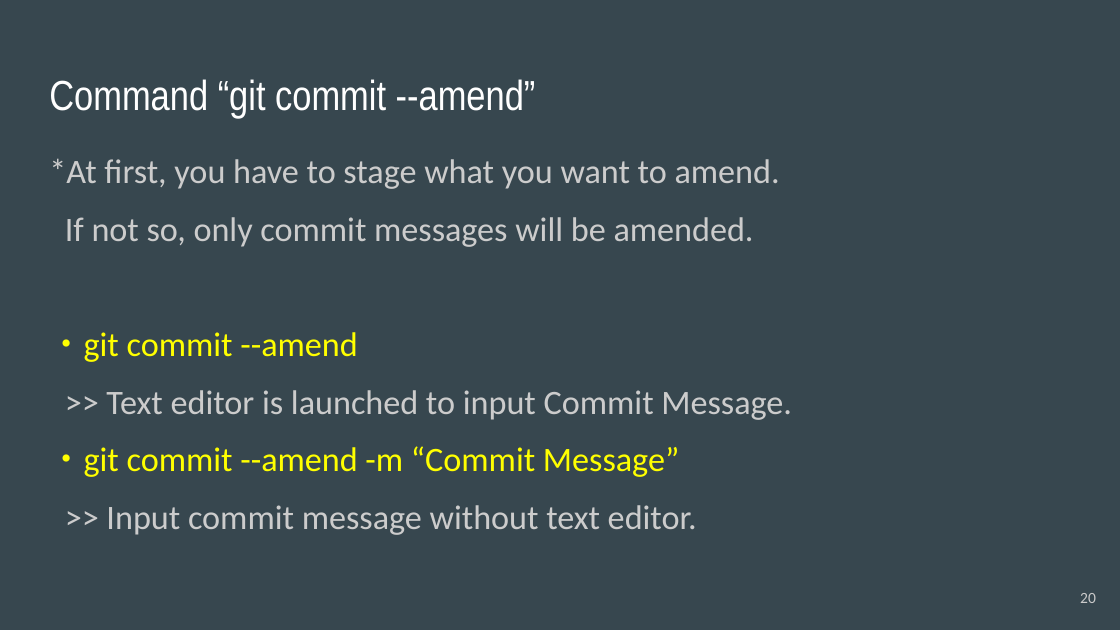
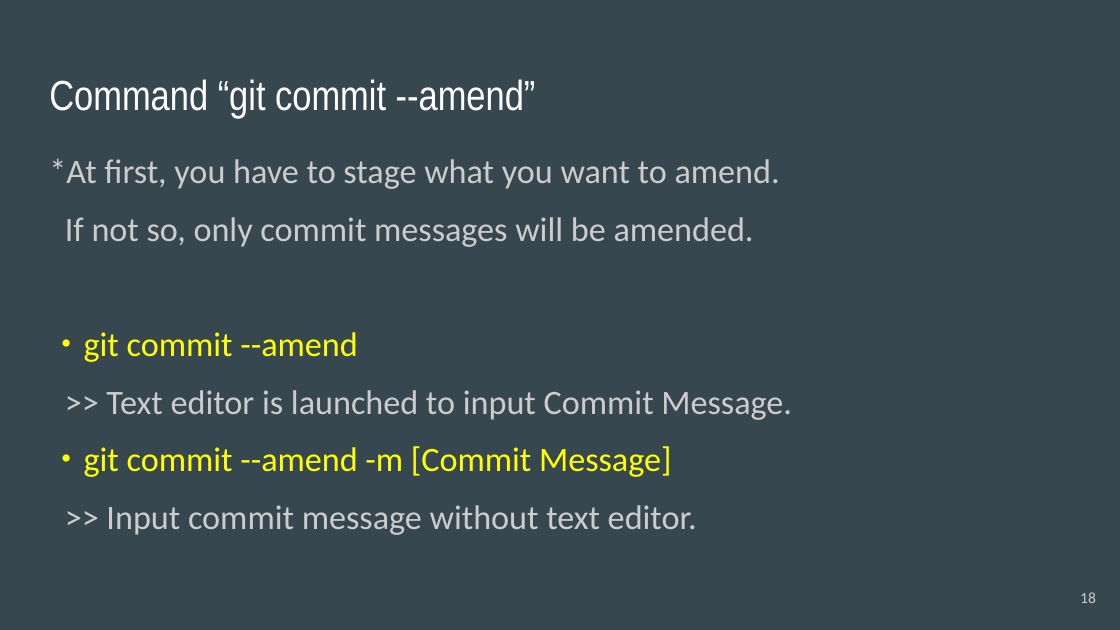
Before and after one commit to acchi17/StudyGit, a slide deck: slide 18 of GitStudySession.pptx (slide 20 before the commit). Drawn at 1120x630 pixels with LibreOffice and Linux fonts; fonts in the diff are those of the drawing. Boxes give left, top, right and bottom in pixels: in the first picture for what was removed or moved away, otherwise in the second. Text is boxed around its words. In the diff, an @@ line names an element or a change of style, - is before the commit and + after.

```diff
--- a/GitStudySession.pptx
+++ b/GitStudySession.pptx
@@ text at (49, 446, 671, 477): text changed @@
-・git commit --amend -m “Commit Message”
+・git commit --amend -m [Commit Message]
@@ page number at (1080, 592, 1096, 603): text changed @@
-20
+18
```
Also in this commit, not shown: 10 other slides changed, 6 slides added.
